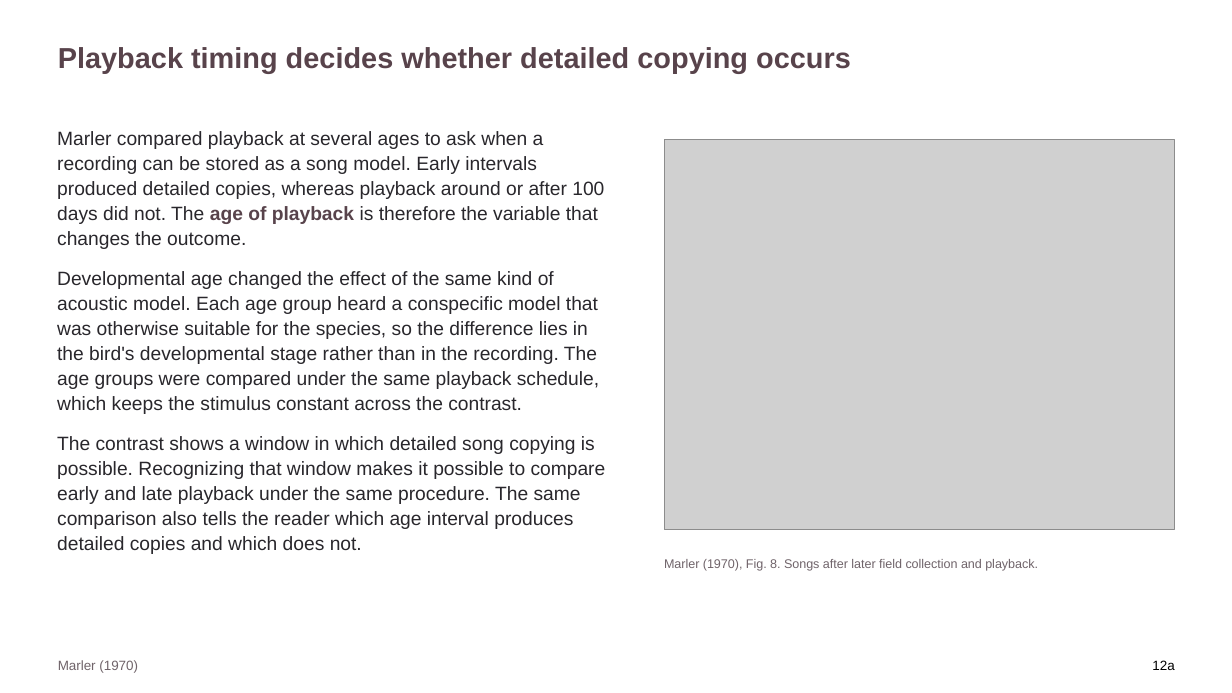
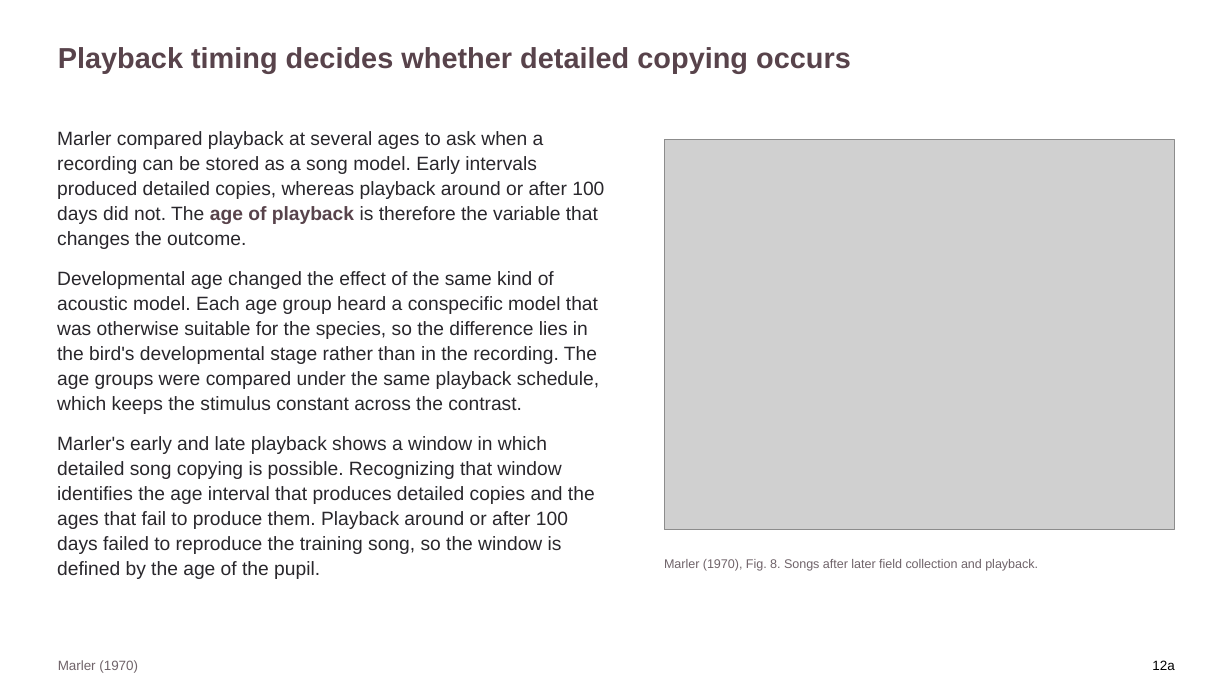
Before and after one commit to jordanxxlopez/NEUROETHOLOGY, a slide deck: slide 16 of scaffolded/Neuroethology_Lecture33_FA2026_SCAFFOLDED.pptx. Drawn at 1232x693 pixels with LibreOffice and Linux fonts; fonts in the diff are those of the drawing; grey boxes stand for pictures. Boxes give left, top, right and bottom in pixels: in the first picture for what was removed or moved away, otherwise in the second. Text is boxed around its words. In the diff, an @@ line names an element or a change of style, - is before the commit and + after.

```diff
--- a/scaffolded/Neuroethology_Lecture33_FA2026_SCAFFOLDED.pptx
+++ b/scaffolded/Neuroethology_Lecture33_FA2026_SCAFFOLDED.pptx
@@ text at <box>57,436,595,579</box>: text changed @@
-The contrast shows a window in which detailed song copying is possible. Recognizing that window makes it possible to compare early and late playback under the same procedure. The same comparison also tells the reader which age interval produces detailed copies and which does not.
+Marler's early and late playback shows a window in which detailed song copying is possible. Recognizing that window identifies the age interval that produces detailed copies and the ages that fail to produce them. Playback around or after 100 days failed to reproduce the training song, so the window is defined by the age of the pupil.
```
Also in this commit, not shown: 22 other slides changed, 4 other files.
